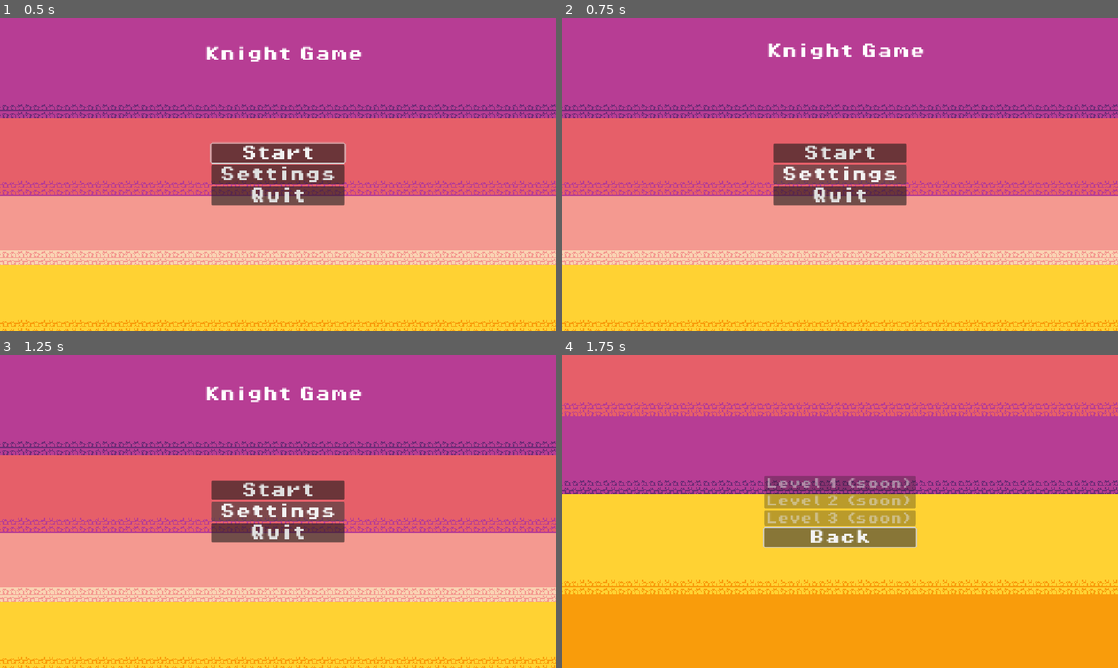
Above: before the commit, frames 1-4 (two rows, left to right).
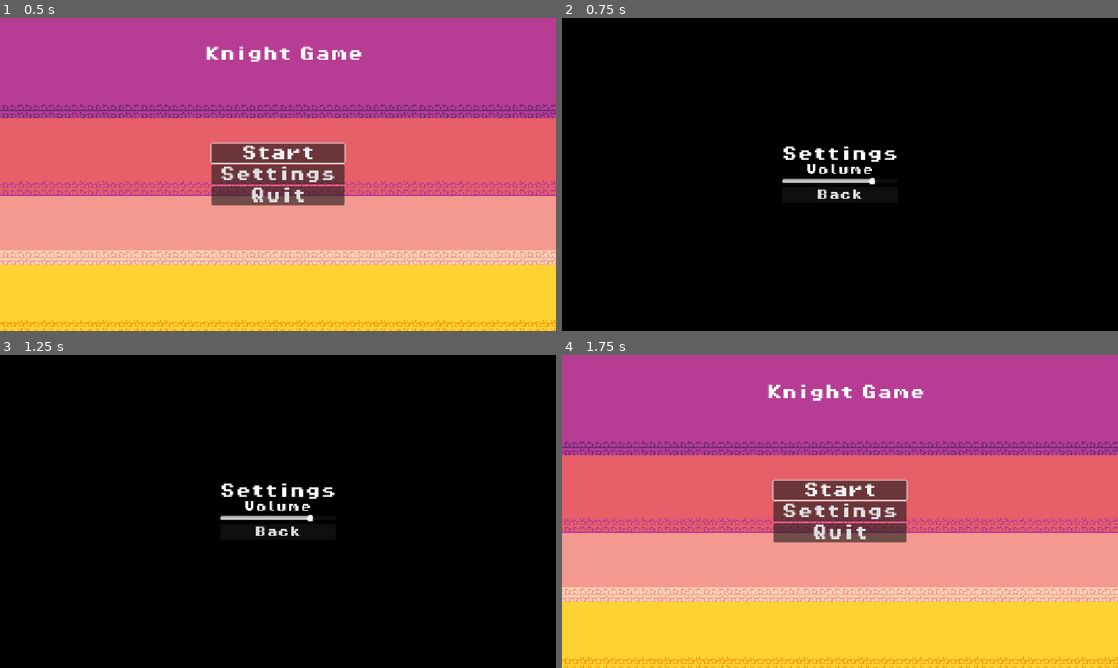
Above: after the commit, the same moments.

Repository: sparklydinosaur310-design/knight-game
Game: Godot game, scene res://scenes/menu.tscn
Same seed, same stepped clock (60 frames per second), same inputs: the game is played once before the commit and once after it.
Inputs:
- Up to frame 1 (0.5 s): no input
- Up to frame 2 (0.75 s): click "Settings" at 0.5 s
- Up to frame 3 (1.25 s): no input
- Up to frame 4 (1.75 s): click "Start" (after the commit: "Back") at 1.25 s

Frame 1 is identical in both runs. In frame 2, 100% of the frame differs, in the area x 0-100%, y 0-100%; in frame 3, 100%; in frame 4, 87%.

Commit message:
fixed and made the settings and quit buttons work
the settings and quit buttons werent working before but i found the problem and i fixed it

Diff:
--- a/scenes/menu.tscn
+++ b/scenes/menu.tscn
@@ -194,3 +194,7 @@
 theme_override_fonts/font = ExtResource("3_4ytvr")
 theme_override_font_sizes/font_size = 32
 text = "Quit"
+
+[connection signal="pressed" from="VBoxContainer/Start" to="." method="_on_start_pressed"]
+[connection signal="pressed" from="VBoxContainer/Settings" to="." method="_on_settings_pressed"]
+[connection signal="pressed" from="VBoxContainer/Quit" to="." method="_on_quit_pressed"]
--- a/scripts/menu.gd
+++ b/scripts/menu.gd
@@ -2,23 +2,23 @@
 
 @onready var title: Label = $Title
 @onready var start: Button = $VBoxContainer/Start
-@onready var settings: Button = $VBoxContainer/Settings
 @onready var quit: Button = $VBoxContainer/Quit
 
 func _ready() -> void:
-	print("menu ready")
 	start.grab_focus()
-	start.pressed.connect(func():
-		print("start pressed")
-		get_tree().change_scene_to_file("res://scenes/level_select.tscn"))
 	if OS.has_feature("web"):
 		quit.visible = false
-
-		start.pressed.connect(func(): get_tree().change_scene_to_file("res://scenes/level_select.tscn"))
-		settings.pressed.connect(func(): get_tree().change_scene_to_file("res://scenes/settings.tscn"))
-		quit.pressed.connect(func(): get_tree().quit())
 
 	var y = title.position.y
 	var t = create_tween().set_loops()
 	t.tween_property(title, "position:y", y - 20, 0.8).set_trans(Tween.TRANS_SINE)
 	t.tween_property(title, "position:y", y, 0.8).set_trans(Tween.TRANS_SINE)
+
+func _on_start_pressed() -> void:
+	get_tree().change_scene_to_file("res://scenes/level_select.tscn")
+
+func _on_settings_pressed() -> void:
+	get_tree().change_scene_to_file("res://scenes/settings.tscn")
+
+func _on_quit_pressed() -> void:
+	get_tree().quit()
--- a/scripts/settings.gd
+++ b/scripts/settings.gd
@@ -5,7 +5,7 @@
 
 func _ready() -> void:
 	slider.value = GameSettings.volume
-	slider.value_changed.connect(GameSettings.set_value)
+	slider.value_changed.connect(GameSettings.set_volume)
 	slider.drag_ended.connect(func(_changed): GameSettings.save())
 	back.pressed.connect(func(): get_tree().change_scene_to_file("res://scenes/menu.tscn"))
 	slider.grab_focus()
